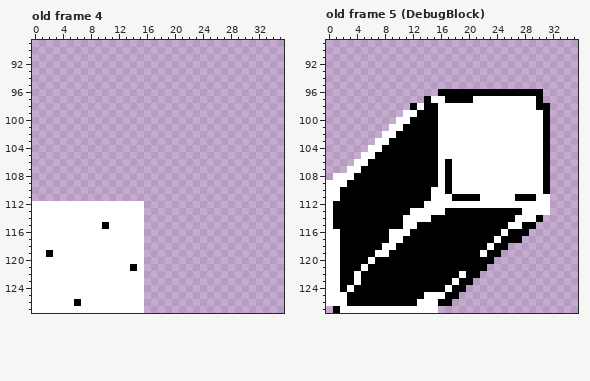
Pixel-art file: assets/spritesheet2.aseprite. Above is the file before it was changed.
128x128 pixels, 11 frames. Shown: old frame 4: x 0..35, y 89..127; old frame 5 (DebugBlock): x 0..35, y 89..127. The commit also changed other frames, which this record leaves out.
And afterwards:
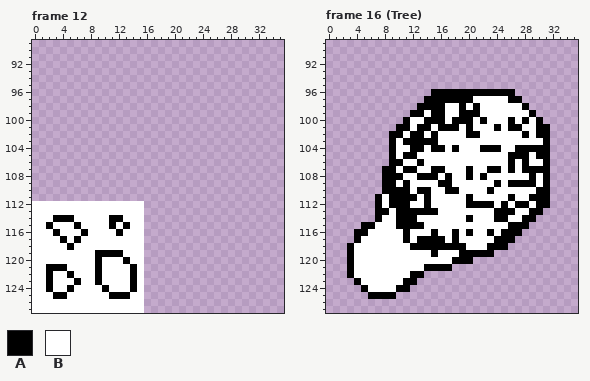
Palette (. is transparent): A #000000  B #ffffff
A new or re-ordered frame is compared with the old frame closest to it.
Diff:
frames 11 -> 20
Frame 12 is new; against old frame 4, layer "Down":
y 114: x 3..5 BBB -> AAA; x 11..12 BB -> AA
y 115: x 2 B -> A; x 6 B -> A; x 10..11 AB -> BA; x 13 B -> A
y 116: x 3 B -> A; x 7 B -> A; x 12 B -> A
y 117: x 4 B -> A; x 6 B -> A
y 118: x 5 B -> A
y 119: x 2 A -> B; x 9..12 BBBB -> AAAA
y 120: x 9 B -> A; x 13 B -> A
y 121: x 2..4 BBB -> AAA; x 9 B -> A
y 122: x 2 B -> A; x 5 B -> A; x 9 B -> A; x 14 B -> A
y 123: x 2 B -> A; x 6 B -> A; x 9 B -> A; x 14 B -> A
y 124: x 2 B -> A; x 5 B -> A; x 10 B -> A; x 14 B -> A
y 125: x 3..4 BB -> AA; x 11..13 BBB -> AAA
y 126: x 6 A -> B
Frame 16 (Tree) is new; against old frame 5 (DebugBlock), layers "Down_ss", "Down":
y 96: x 15 . -> A; x 27..30 AAAA -> ....
y 97: x 15..16 BB -> AA; x 26..30 BBBBA -> AA...
y 98: x 12..13 AB -> .A; x 16 B -> A; x 19 B -> A; x 21 B -> A; x 28..31 BBAA -> A...
y 99: x 11..12 BB -> .A; x 14 A -> B; x 16 B -> A; x 19..21 BBB -> AAA; x 29..31 BBA -> A..
y 100: x 10..13 BBAA -> .ABB; x 16 B -> A; x 18..20 BBB -> AAA; x 22 B -> A; x 26 B -> A; x 28 B -> A; x 30..31 BA -> A.
y 101: x 9..10 BB -> .A; x 12 A -> B; x 15..18 ABBB -> BAAA; x 20 B -> A; x 24 B -> A; x 26..27 BB -> AA; x 30 B -> A
y 102: x 8..9 BB -> .A; x 11 A -> B; x 14 A -> B; x 20..21 BB -> AA; x 28 B -> A; x 30 B -> A
y 103: x 7..8 BB -> ..; x 10 A -> B
y 104: x 6..8 BBA -> ...; x 10..11 AA -> BB; x 14 A -> B; x 16 B -> A; x 18 B -> A; x 22..24 BBB -> AAA; x 27..30 BBBB -> AAAA
y 105: x 5..8 BBAA -> ....; x 10 A -> B; x 13..15 AAA -> BBB; x 26..28 BBB -> AAA; x 30 B -> A
y 106: x 4..8 BBAAA -> .....; x 11..12 AA -> BB; x 14..15 AA -> BB; x 17 A -> B; x 26 B -> A; x 28 B -> A
y 107: x 3..7 BBAAA -> .....; x 10 A -> B; x 13..14 AA -> BB; x 16..17 BA -> AB; x 20 B -> A; x 23..24 BB -> AA; x 26 B -> A; x 28..30 BBB -> AAA
y 108: x 1..7 BBBAAAA -> .......; x 11..12 AA -> BB; x 20 B -> A; x 22 B -> A; x 29 B -> A
y 109: x 0..7 BBBAAAAA -> ........; x 10 A -> B; x 12..16 AAAAB -> BBBBA; x 24 B -> A; x 26..29 BBBB -> AAAA
y 110: x 0..7 BBAAAAAA -> ........; x 12 A -> B; x 18 B -> A; x 23 B -> A; x 30 B -> A
y 111: x 0..6 BBAAAAA -> .......; x 8 A -> B; x 13 A -> B; x 18..19 AA -> BB; x 21 A -> B; x 26..28 BAA -> ABB; x 30..31 BB -> AA
y 112: x 0..6 BAAAAAA -> .......; x 8 A -> B; x 12..14 AAB -> BBA; x 20..23 BBBB -> AAAA; x 25 B -> A; x 27..28 BB -> AA; x 30..31 BB -> AA
y 113: x 0..6 BAAAAAA -> .......; x 9 A -> B; x 12..15 BBBB -> AAAA; x 17..23 AAAAAAA -> BBBBBBB; x 27 A -> B; x 29..31 BBB -> AA.
y 114: x 0..6 BAAAAAA -> .......; x 8..9 AA -> BB; x 11..12 BB -> AA; x 15..19 AAAAA -> BBBBB; x 21..23 AAA -> BBB; x 26 A -> B; x 28..30 BBA -> AA.
y 115: x 0..4 BAAAA -> .....; x 7..9 AAA -> BBB; x 11..12 BB -> AA; x 14..27 AAAAAAAAAAAABB -> BBBBBBBBBBBBAA; x 29 A -> .
y 116: x 0..3 BBAA -> ....; x 6..8 AAA -> BBB; x 11..14 BAAA -> ABBB; x 16..17 AA -> BB; x 19 A -> B; x 21..22 AA -> BB; x 24..25 AB -> BA; x 28 A -> .
y 117: x 0..3 BBAA -> ....; x 5..8 AAAA -> BBBB; x 12 A -> B; x 17 A -> B; x 19..24 AAAAAB -> BBBBBA; x 27 A -> .
y 118: x 0..2 BBA -> ...; x 4..7 AAAA -> BBBB; x 10..11 AA -> BB; x 20..23 AAAB -> BBBA
y 119: x 0..2 BBA -> ...; x 4..6 AAA -> BBB; x 9..14 AAAAAA -> BBBBBB; x 16..18 AAA -> BBB; x 22 B -> A; x 24 A -> .
y 120: x 0..2 BBA -> ...; x 4..5 AA -> BB; x 7..17 AAAAAAAAAAA -> BBBBBBBBBBB; x 21..23 AAA -> ...
y 121: x 0..2 BBA -> ...; x 4 A -> B; x 6..13 AAAAAAAA -> BBBBBBBB; x 18..22 AAAAA -> .....
y 122: x 0..2 BBA -> ...; x 5..11 AAAAAAA -> BBBBBBB; x 14..21 AAAAABAA -> ........
y 123: x 0..10 BBAABAAAAAA -> ....ABBBBBB; x 13..20 AAAAABAA -> ........
y 124: x 0..4 BBABA -> .....; x 6..9 AAAA -> BBBB; x 12..19 AAAAABAA -> ........
y 125: x 0..5 BBBAAA -> ......; x 10..18 AAAABBBAA -> .........
y 126: x 0..17 BBBAAAAAAAAAABBBAA -> ..................
y 127: x 1..15 ABBBBBBBBBBBBBB -> ...............
